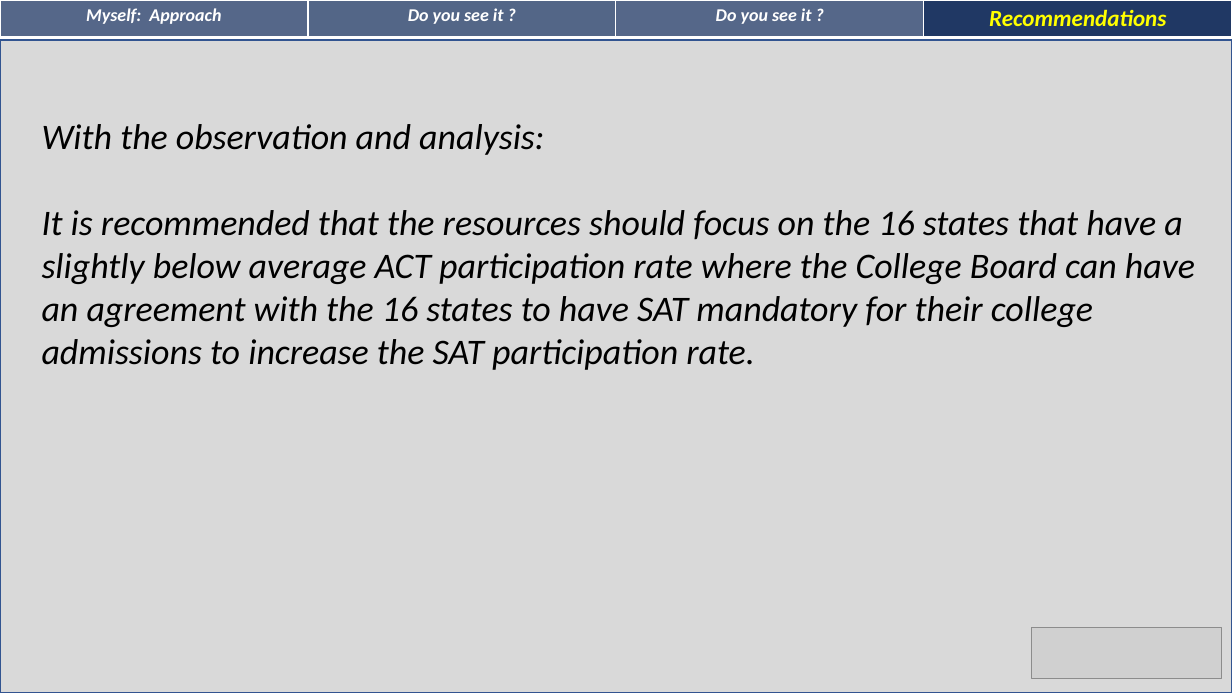
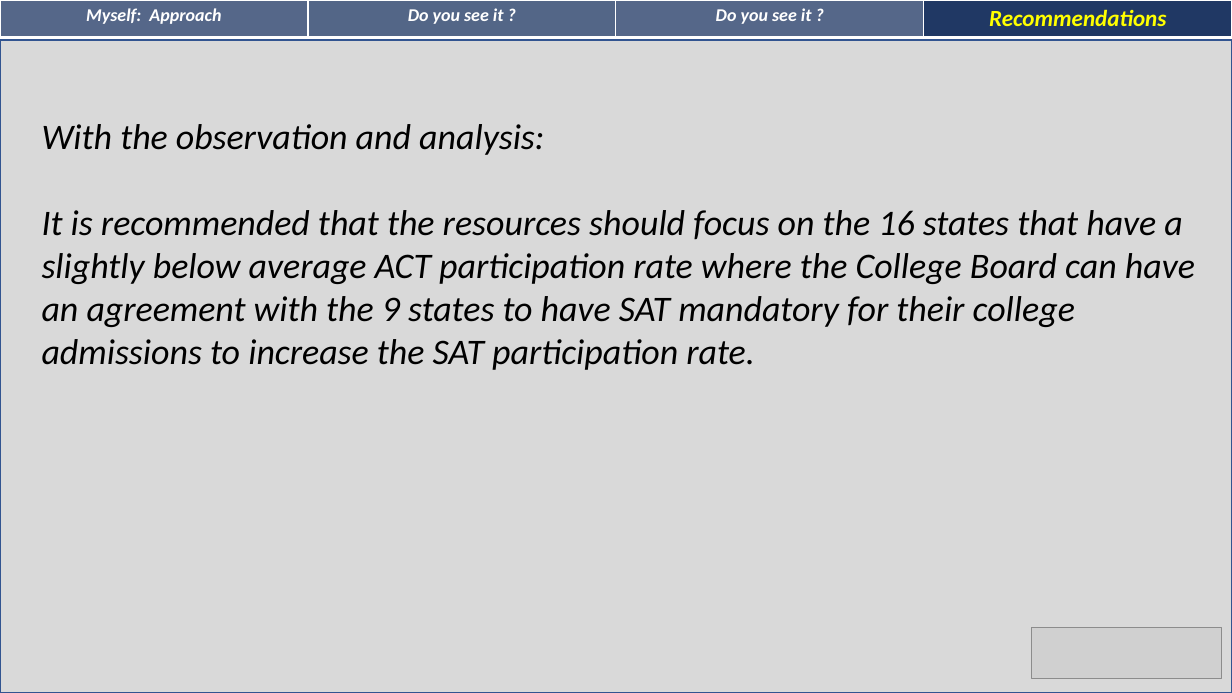
Before and after one commit to jpschew/GA-projects-DSI24, a slide deck: slide 7 of GA-project1/GA-project1.pptx. Drawn at 1232x693 pixels with LibreOffice and Linux fonts; fonts in the diff are those of the drawing; grey boxes stand for pictures. Boxes give left, top, right and bottom in pixels: in the first picture for what was removed or moved away, otherwise in the second. Text is boxed around its words. In the diff, an @@ line names an element or a change of style, - is before the commit and + after.

```diff
--- a/GA-project1/GA-project1.pptx
+++ b/GA-project1/GA-project1.pptx
@@ text at box(42, 210, 1195, 370): text changed @@
-It is recommended that the resources should focus on the 16 states that have a slightly below average ACT participation rate where the College Board can have an agreement with the 16 states to have SAT mandatory for their college admissions to increase the SAT participation rate.
+It is recommended that the resources should focus on the 16 states that have a slightly below average ACT participation rate where the College Board can have an agreement with the 9 states to have SAT mandatory for their college admissions to increase the SAT participation rate.
```
Also in this commit, not shown: 1 other slide changed, 6 other files.
